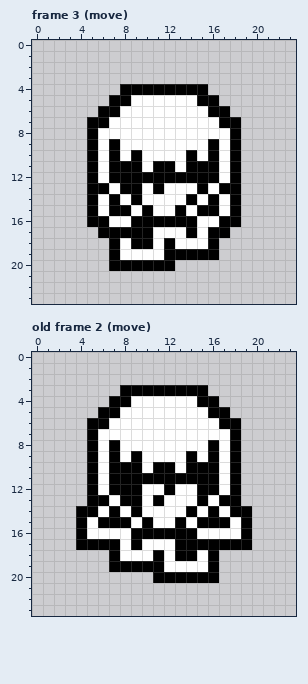
A pixel-art file gets an edit: entities/player/player.ase. This is how it looked before the edit.
24x24 pixels, 6 frames. Shown: frame 3 (move), old frame 2 (move). The commit also changed other frames, which this record leaves out.
After the commit:
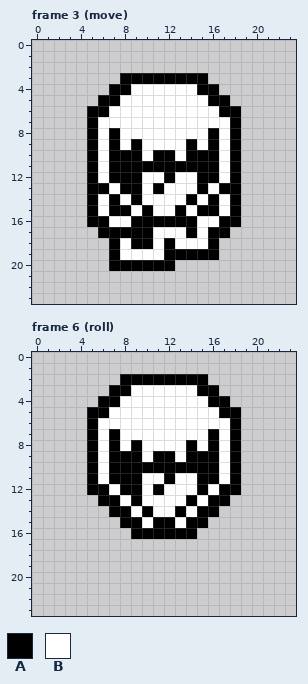
Palette (. is transparent): A #000000  B #ffffff
A new or re-ordered frame is compared with the old frame closest to it.
Changes in this commit:
frames 6 -> 10
--- frame 3 (move), layer "sprite"
@@ x 0..23 @@
  2 ........................
- 3 ........................
- 4 ........AAAAAAAA........
- 5 .......AABBBBBBAA.......
- 6 ......AABBBBBBBBAA......
- 7 .....AABBBBBBBBBBAA.....
- 8 .....ABBBBBBBBBBBBA.....
- 9 .....ABABBBBBBBBABA.....
-10 .....ABABABBBBABABA.....
-11 .....ABAAABAABAAABA.....
-12 .....ABAAAAAAAAAABA.....
+ 3 ........AAAAAAAA........
+ 4 .......AABBBBBBAA.......
+ 5 ......AABBBBBBBBAA......
+ 6 .....AABBBBBBBBBBAA.....
+ 7 .....ABBBBBBBBBBBBA.....
+ 8 .....ABABBBBBBBBABA.....
+ 9 .....ABABABBBBABABA.....
+10 .....ABAAABAABAAABA.....
+11 .....ABAAAAAAAAAABA.....
+12 .....ABAAABBABBAABA.....
 13 .....AABAABABBBABAA.....
--- frame 6 (roll) is new; against old frame 2 (move), layer "sprite"
@@ x 0..23 @@
  1 ........................
- 2 ........................
- 3 ........AAAAAAAA........
- 4 .......AABBBBBBAA.......
- 5 ......AABBBBBBBBAA......
- 6 .....AABBBBBBBBBBAA.....
- 7 .....ABBBBBBBBBBBBA.....
- 8 .....ABABBBBBBBBABA.....
- 9 .....ABABABBBBABABA.....
-10 .....ABAAABAABAAABA.....
-11 .....ABAAAAAAAAAABA.....
-12 .....ABAAABBABBAABA.....
-13 .....AABAABABBBABAA.....
-14 ....AABABABBBBABABAA....
-15 ....ABAAABABBABAAABA....
-16 ....ABBBBAAAAAABBBBA....
-17 ....AAAABABBBAAAAAAA....
-18 .......ABBBABAABA.......
-19 .......AAAAABBBBA.......
-20 ...........AAAAAA.......
+ 2 ........AAAAAAAA........
+ 3 .......AABBBBBBAA.......
+ 4 ......AABBBBBBBBAA......
+ 5 .....AABBBBBBBBBBAA.....
+ 6 .....ABBBBBBBBBBBBA.....
+ 7 .....ABABBBBBBBBABA.....
+ 8 .....ABABABBBBABABA.....
+ 9 .....ABAAABAABAAABA.....
+10 .....ABAAAAAAAAAABA.....
+11 .....ABAAABBABBAABA.....
+12 .....AABAABABBBABAA.....
+13 ......AABABBBBABAA......
+14 .......AABABBABAA.......
+15 ........AABAABAA........
+16 .........AAAAAA.........
+17 ........................
+18 ........................
+19 ........................
+20 ........................
 21 ........................
Where, in picture pixels (left, top, right, bottom), the same in both pictures:
changed: (87, 73, 241, 183)
changed: (76, 374, 252, 583)
